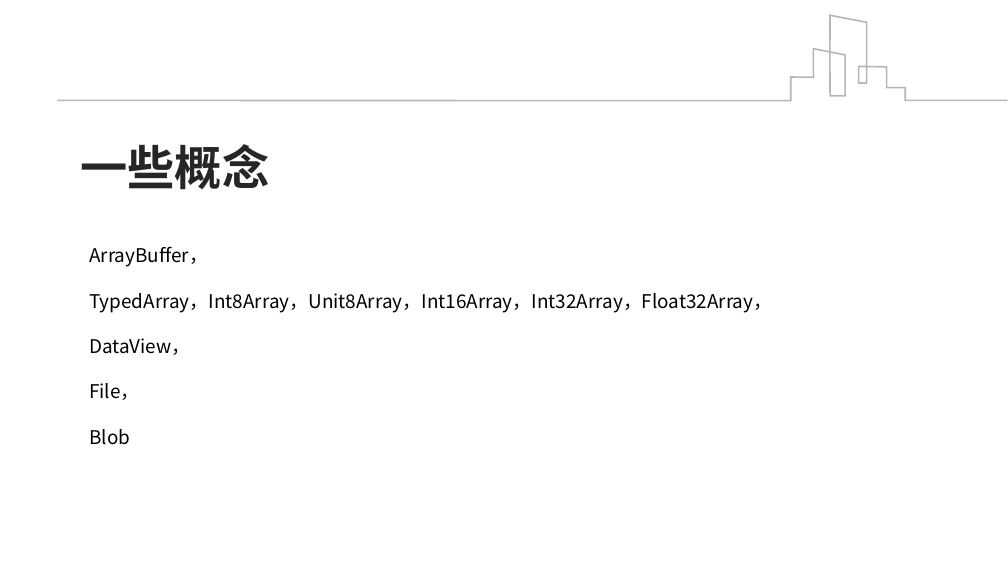
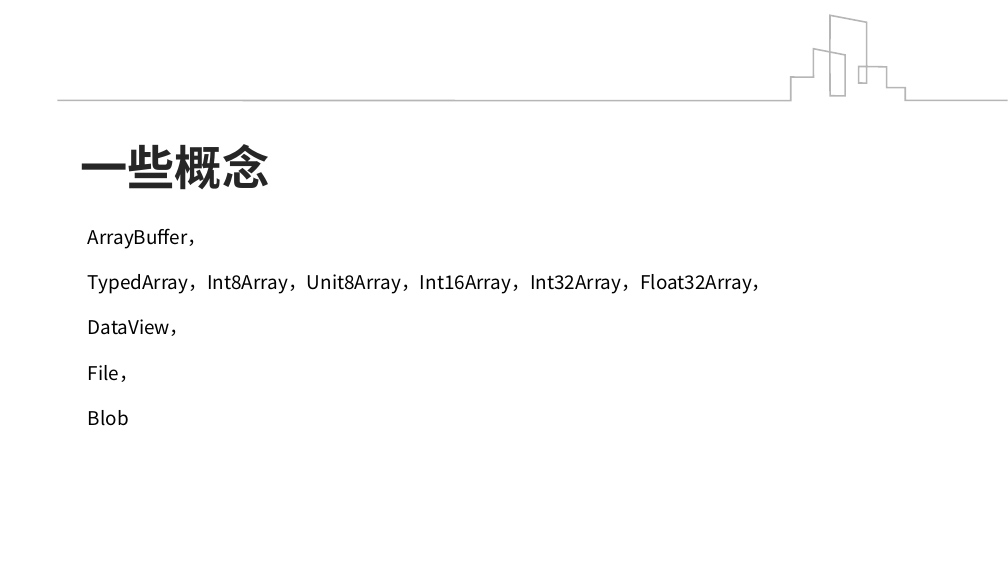
Before and after one commit to ClimbYU/js-binary-system, a slide deck: slide 2 of 关于前端二进制.pptx. Drawn at 1008x567 pixels with LibreOffice and Linux fonts; fonts in the diff are those of the drawing. Boxes give left, top, right and bottom in pixels: in the first picture for what was removed or moved away, otherwise in the second. Text is boxed around its words. In the diff, an @@ line names an element or a change of style, - is before the commit and + after.

Commit message:
update

```diff
--- a/关于前端二进制.pptx
+++ b/关于前端二进制.pptx
@@ text "ArrayBuffer，": place and size @@
-text "ArrayBuffer，" at [89,246,772,445]
+text "ArrayBuffer，" at [88,228,771,426]
```
